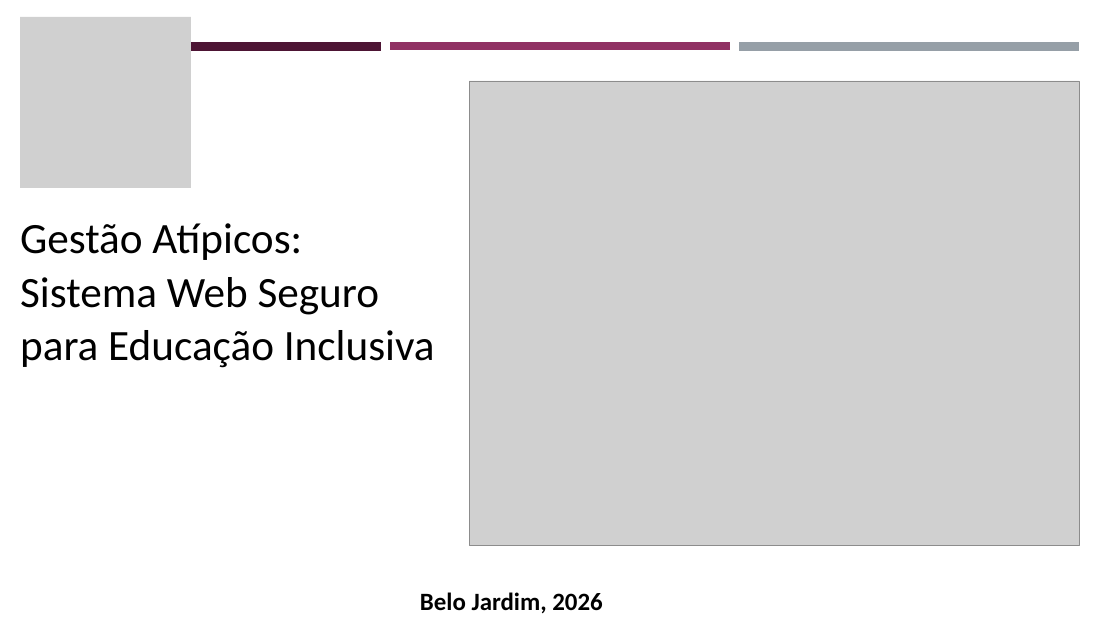
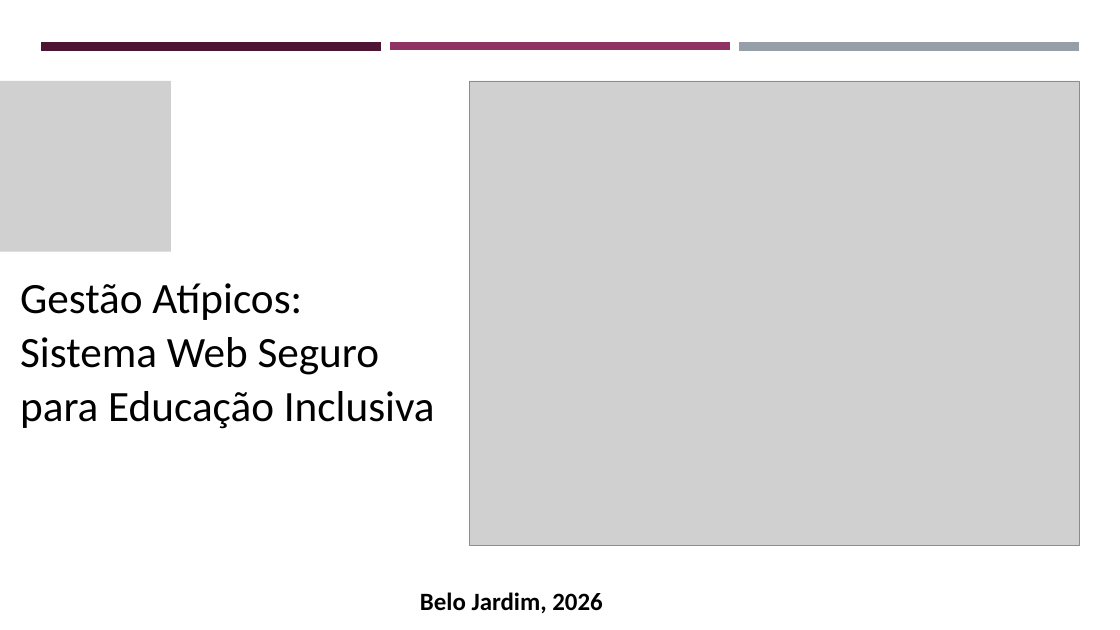
Before and after one commit to z12guilherme/gestao_atipicos, a slide deck: slide 1 of tcc/TCC - Slides.pptx. Drawn at 1120x630 pixels with LibreOffice and Linux fonts; fonts in the diff are those of the drawing; grey boxes stand for pictures. Boxes give left, top, right and bottom in pixels: in the first picture for what was removed or moved away, otherwise in the second. Text is boxed around its words. In the diff, an @@ line names an element or a change of style, - is before the commit and + after.

```diff
--- a/tcc/TCC - Slides.pptx
+++ b/tcc/TCC - Slides.pptx
@@ picture: place and size @@
-picture at [20,17,191,188]
+picture at [0,81,171,251]
@@ text "Gestão Atípicos: Sistema Web Seguro ...": place and size @@
-text "Gestão Atípicos: Sistema Web Seguro ..." at [20,223,435,368]
+text "Gestão Atípicos: Sistema Web Seguro ..." at [20,283,435,429]
```
Also in this commit, not shown: 1 other slide changed.
